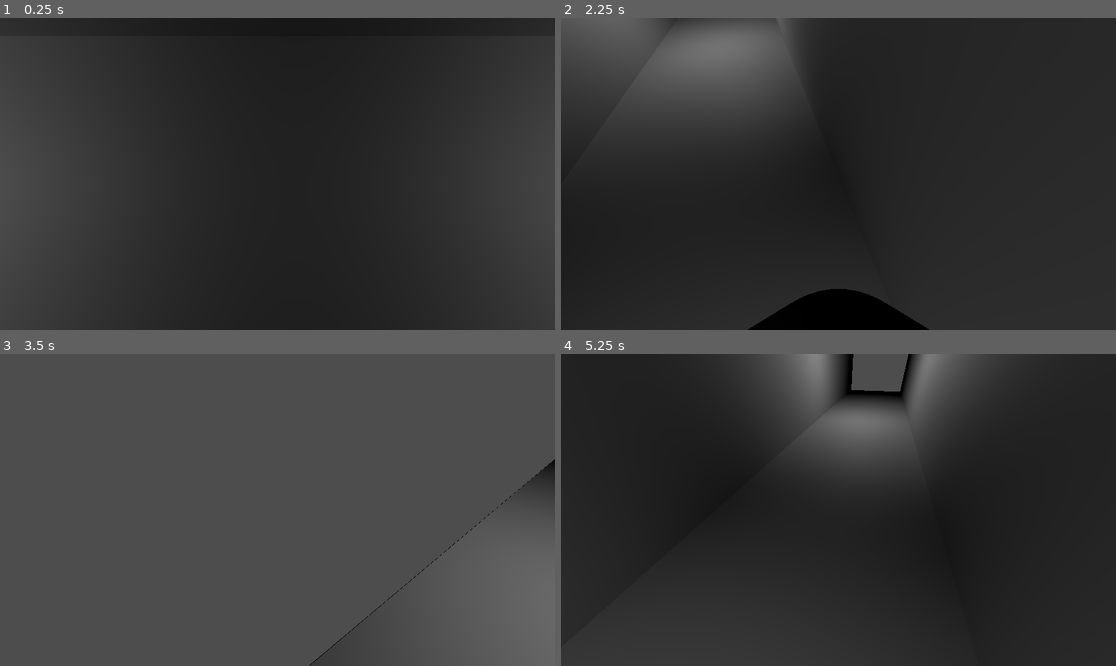
Above: before the commit, frames 1-4 (two rows, left to right).
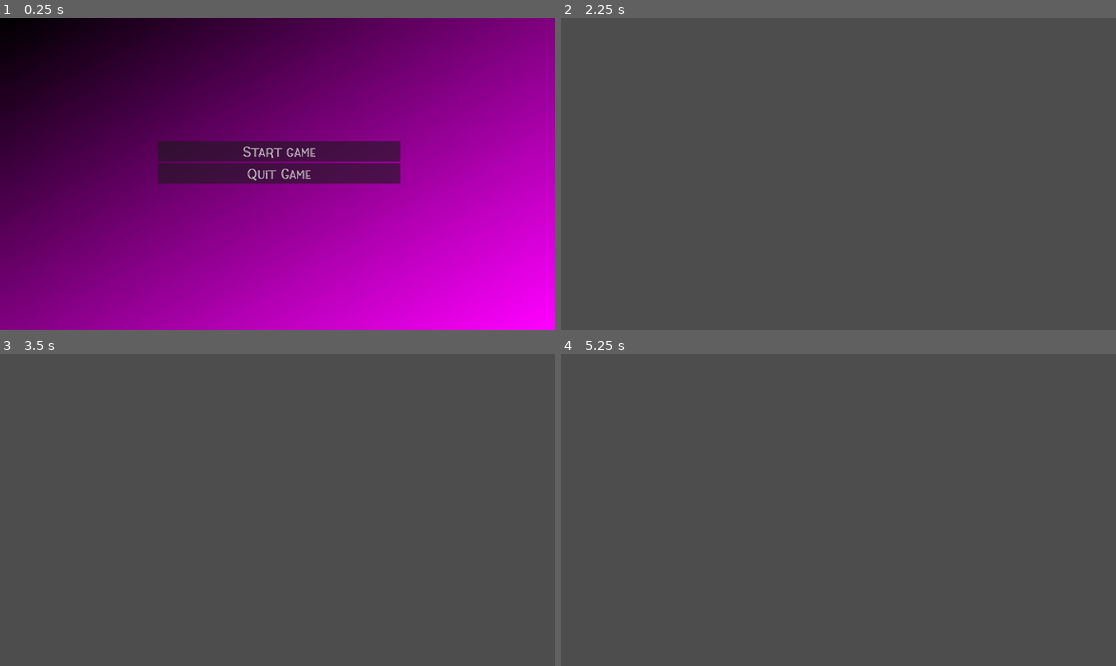
Above: after the commit, the same moments.

Repository: JoonaKhr/3DSpook
Game: Godot game, scene res://Scenes/menu.tscn
Same seed, same stepped clock (60 frames per second), same inputs: the game is played once before the commit and once after it. Before the commit the project starts from res://Scenes/node_3d.tscn.
Inputs (mouse positions are in pixels of both pictures, inside the frame that each line leads up to):
- Up to frame 1 (0.25 s): no input
- Up to frame 2 (2.25 s): click (838, 152) at 0.5 s, where only the run after the commit has a clickable "Start game"; tap Enter (ui_accept) at 1.25, 1.52 s; move the mouse to (866, 174) at 1.27 s; hold W (forwards) from 1.28 s (still down); move the mouse to (810, 174) at 2.02 s
- Up to frame 3 (3.5 s): keep holding W (forwards); tap Enter (ui_accept) at 2.27 s; move the mouse to (288, 503) at 2.77 s
- Up to frame 4 (5.25 s): keep holding W (forwards); tap Enter (ui_accept) at 3.5, 3.77, 4.52 s; move the mouse to (832, 516) at 3.52 s; move the mouse to (877, 513) at 4.27 s; move the mouse to (794, 506) at 5.02 s

The runs differ from the first frame. In frame 1, 99% of the frame differs, in the area x 0-100%, y 0-100%; in frame 2, 86%; in frame 3, 0.8%; in frame 4, 86%.

Commit message:
Menu work

Diff:
--- a/Scenes/menu.tscn
+++ b/Scenes/menu.tscn
@@ -1,21 +1,35 @@
-[gd_scene load_steps=2 format=3 uid="uid://1jqm8vepx55q"]
+[gd_scene load_steps=6 format=3 uid="uid://1jqm8vepx55q"]
 
+[ext_resource type="FontFile" uid="uid://fq1ry0peb8j6" path="res://Resources/WitchkinFree.otf" id="1_u620l"]
 [ext_resource type="Script" path="res://Scripts/menu.gd" id="1_x7whk"]
+
+[sub_resource type="Theme" id="Theme_j1vl8"]
+default_font = ExtResource("1_u620l")
+default_font_size = 30
+
+[sub_resource type="Gradient" id="Gradient_wsycn"]
+colors = PackedColorArray(0, 0, 0, 1, 1, 0, 1, 1)
+
+[sub_resource type="GradientTexture2D" id="GradientTexture2D_7vqux"]
+gradient = SubResource("Gradient_wsycn")
+fill_to = Vector2(1, 1)
 
 [node name="Menu" type="Control"]
 layout_mode = 3
-anchors_preset = 15
 anchor_right = 1.0
-anchor_bottom = 1.0
+anchor_bottom = 0.988
+offset_bottom = -0.223999
 grow_horizontal = 2
 grow_vertical = 2
+theme = SubResource("Theme_j1vl8")
 script = ExtResource("1_x7whk")
+level = "res://Scenes/node_3d.tscn"
 
-[node name="ColorRect" type="ColorRect" parent="."]
+[node name="ColorRect" type="TextureRect" parent="."]
 layout_mode = 0
 offset_right = 1152.0
-offset_bottom = 640.0
-color = Color(1, 0, 1, 1)
+offset_bottom = 648.0
+texture = SubResource("GradientTexture2D_7vqux")
 
 [node name="VBoxContainer" type="VBoxContainer" parent="."]
 layout_mode = 1
@@ -34,6 +48,11 @@
 
 [node name="Start" type="Button" parent="VBoxContainer"]
 layout_mode = 2
+text = "Start game"
 
 [node name="Quit" type="Button" parent="VBoxContainer"]
 layout_mode = 2
+text = "Quit Game"
+
+[connection signal="pressed" from="VBoxContainer/Start" to="." method="_on_start_pressed"]
+[connection signal="pressed" from="VBoxContainer/Quit" to="." method="_on_quit_pressed"]
--- a/Scripts/menu.gd
+++ b/Scripts/menu.gd
@@ -11,10 +11,8 @@
 func _process(delta):
 	pass
 
-
+func _on_start_pressed():
+	get_tree().change_scene_to_file(level)
 
 func _on_quit_pressed():
-	pass
-
-func _on_start_pressed():
 	get_tree().quit()
--- a/project.godot
+++ b/project.godot
@@ -11,7 +11,7 @@
 [application]
 
 config/name="3D Spook"
-run/main_scene="res://Scenes/node_3d.tscn"
+run/main_scene="res://Scenes/menu.tscn"
 config/features=PackedStringArray("4.1", "Forward Plus")
 config/icon="res://icon.svg"
 
